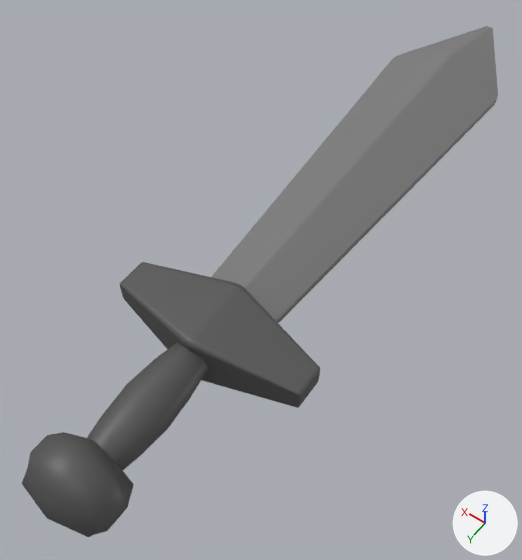
Before and after pictures for a commit that changed the FBX model items/models/Sword.fbx.
One viewpoint serves both versions: a 50 mm camera at (-0.164, 0.124, 0.363) aimed at (0.014, -0.127, -0.03). The lights are fixed; the arrows at lower right show +X, +Y and +Z. Where no turn or scale is listed for an object, it has been applied to the vertices.

Names of what the first picture shows: 'Sword'.
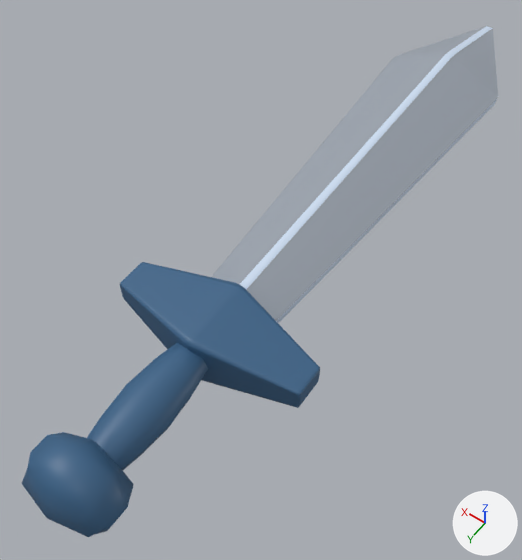
The newer file is also turned or shifted as a whole; pictures and numbers use the older file's frame.

The change, as a diff of the scene's bpy script:
```diff
--- a/items/models/Sword.fbx.py
+++ b/items/models/Sword.fbx.py
@@ mat_m_club @@
 mat_m_club = principled_material('M_Club')
-mat_m_club.base_color = (0.199, 0.199, 0.199)  # grey #7b7b7b
+mat_m_club.base_color = (0.329, 0.367, 0.422)  # grey #9ba3ae
@@ mat_m_swordhandle @@
+mat_m_swordhandle = principled_material('M_SwordHandle')
+mat_m_swordhandle.base_color = (0.0414, 0.124, 0.245)  # blue #396388
@@ mat_m_bladelight @@
+mat_m_bladelight = principled_material('M_BladeLight')
+mat_m_bladelight.base_color = (0.612, 0.722, 0.873)  # white #cdddf0
@@ me_mesh @@
 me_mesh.from_pydata(...)  # 218 vertices, 203 faces; spans x -0.067..0.067, y -0.448..0.08, z -0.03..0.03
 # used by ob_sword; location = (0.0, 0.0, 0.0)
+# me_mesh part 1: 13 of the faces centred in x -0.046..0.046, y -0.448..-0.203, z -0.023..0.023 switch from mat_m_club (grey #7b7b7b) to mat_m_bladelight (white #cdddf0)
+# me_mesh part 2: all 178 faces that had it switch from mat_m_clubhandle (dark grey #545454) to mat_m_swordhandle (blue #396388)
```

Pixel boxes [x1, y1, x2, y2] of what changed, in the pictures (522 x 560 px):
'Sword', recoloured: [22, 26, 498, 537] in both
part 1 of me_mesh, recoloured (grey to white): [239, 26, 498, 323] in both
part 2 of me_mesh, recoloured (grey to blue): [22, 262, 320, 537] in both
